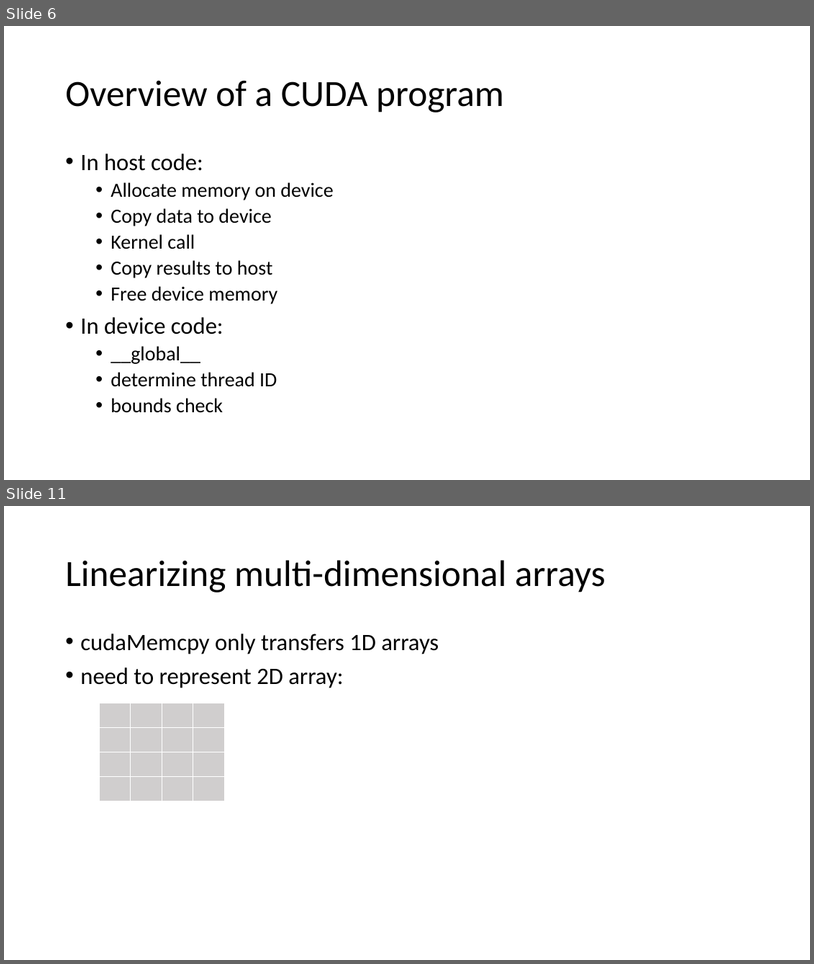
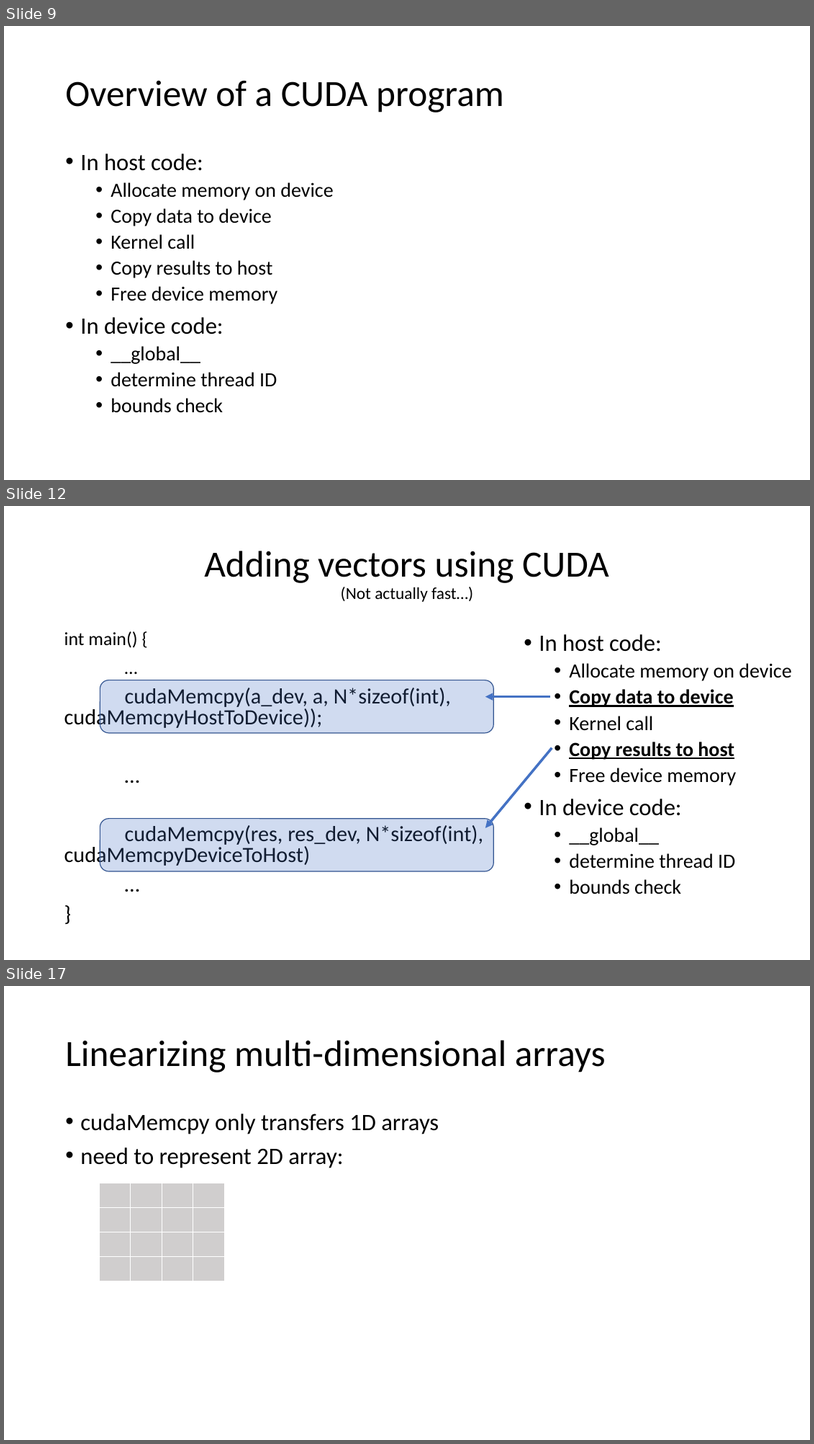
Before and after one commit to TeachingUndergradsCHC/modules, a slide deck: Programming/cuda/lecture_slides.pptx. Shown one above the other, each under a label of ours: slides 6 and 11 before the commit, slides 9, 12 and 17 after it; the slides between them are not shown. The pictures are 814x964 and 814x1444 pixels, drawn with LibreOffice and Linux fonts; fonts in the diff are those of the drawing. Boxes give left, top, right and bottom in pixels: in the first picture for what was removed or moved away, otherwise in the second. Text is boxed around its words. In the diff, an @@ line names an element or a change of style, - is before the commit and + after.

```diff
--- a/Programming/cuda/lecture_slides.pptx
+++ b/Programming/cuda/lecture_slides.pptx
@@ slide 12 added at [4, 506, 810, 960], background #FFFFFF @@
@@ title added at [204, 551, 610, 602], 44 pt, text #000000 @@
+Adding vectors using CUDA
+(Not actually fast…)
@@ text added at [64, 631, 484, 867], 25.9 pt, text #000000 @@
+int main() {
+…
+cudaMemcpy(a_dev, a, N*sizeof(int), cudaMemcpyHostToDevice));
+…
+cudaMemcpy(res, res_dev, N*sizeof(int), cudaMemcpyDeviceToHost)
+…
+}
@@ text added at [539, 634, 792, 894], 24 pt, text #000000 @@
+• In host code:
+  • Allocate memory on device
+  • Copy data to device
+  • Kernel call
+  • Copy results to host
+  • Free device memory
+• In device code:
+  • __global__
+  • determine thread ID
+  • bounds check
@@ rounded rectangle added at [100, 680, 494, 733], fill #4472C4 at 25% opacity, outline #325491 1 pt @@
@@ arrow added from (551, 697) to (486, 697), #4472C4 3 pt @@
@@ arrow added from (552, 748) to (486, 828), #4472C4 3 pt @@
@@ rounded rectangle added at [100, 818, 494, 871], fill #4472C4 at 25% opacity, outline #325491 1 pt @@
@@ what was slide 6 is now slide 9 @@
@@ what was slide 11 is now slide 17 @@
```
Also in this commit, not shown: 2 slides changed, 8 other slides added, 3 slides removed, 3 other files.
